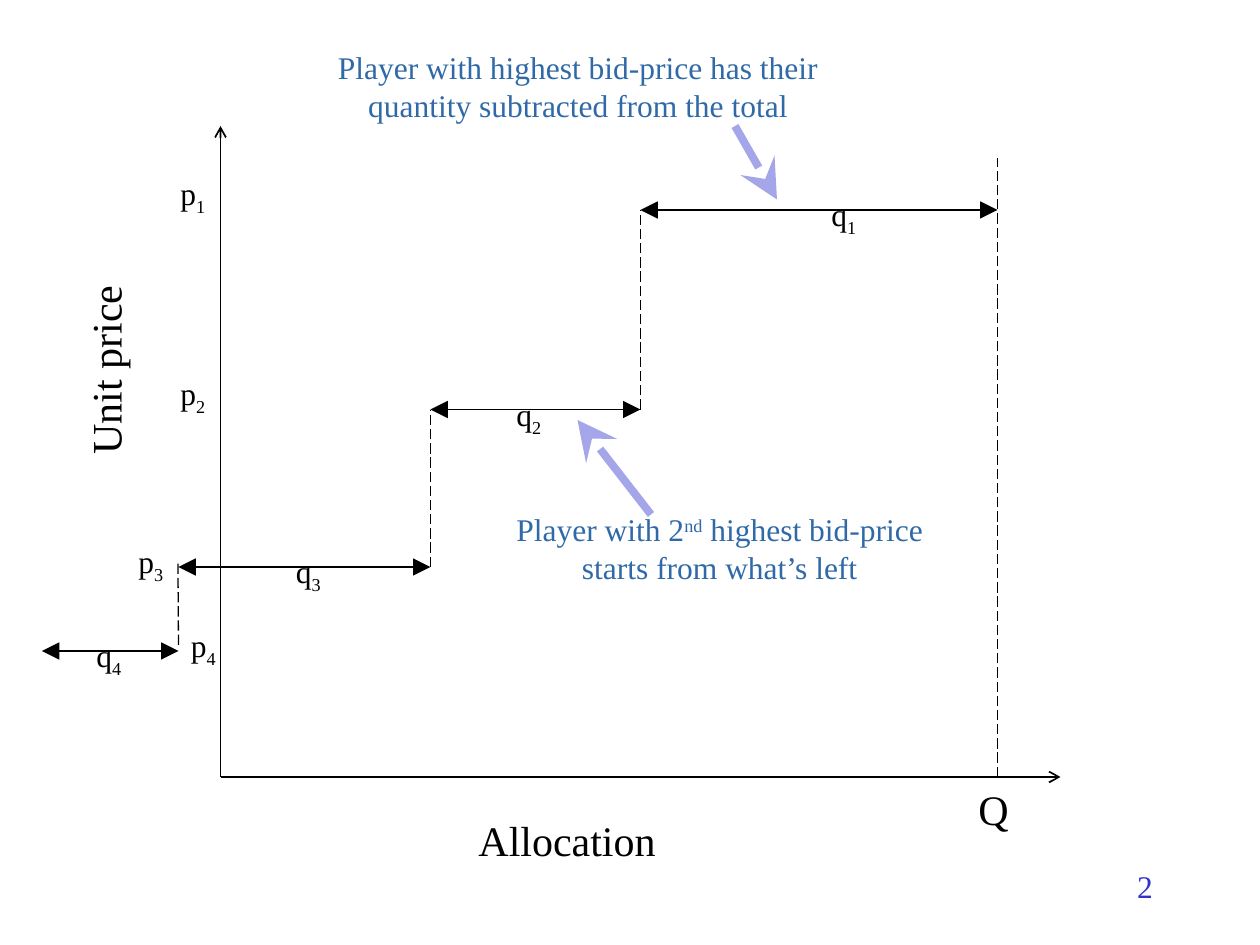
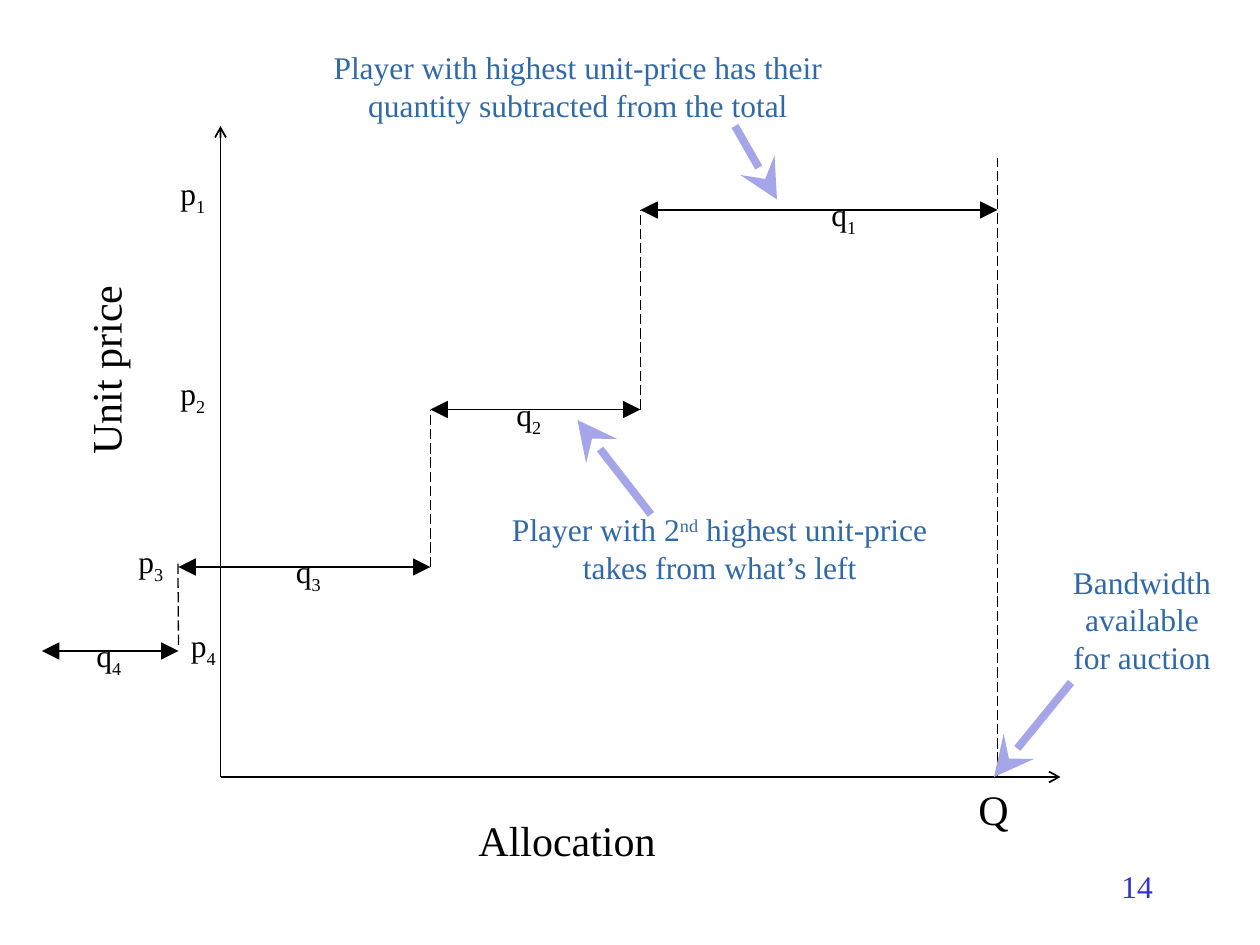
Before and after one commit to TonyWildish/P2P-Auction, a slide deck: slide 14 of Slides/PSP.pptx (slide 2 before the commit). Drawn at 1260x945 pixels with LibreOffice and Linux fonts; fonts in the diff are those of the drawing. Boxes give left, top, right and bottom in pixels: in the first picture for what was removed or moved away, otherwise in the second. Text is boxed around its words. In the diff, an @@ line names an element or a change of style, - is before the commit and + after.

```diff
--- a/Slides/PSP.pptx
+++ b/Slides/PSP.pptx
@@ text at (x1=334, y1=57, x2=822, y2=123): text changed @@
-Player with highest bid-price has their
-quantity subtracted from the total
+Player with highest unit-price has their
+quantity subtracted from the total
@@ text at (x1=512, y1=519, x2=927, y2=580): text changed @@
-Player with 2nd highest bid-price
-starts from what’s left
+Player with 2nd highest unit-price
+takes from what’s left
@@ text added at (x1=1073, y1=572, x2=1211, y2=670), 18 pt, text #3069A8 @@
+Bandwidth
+available
+for auction
@@ arrow added from (1071, 683) to (994, 777), #A5A5E9 4.5 pt @@
@@ page number at (x1=1121, y1=877, x2=1152, y2=898): text changed @@
-2
+14
```
Also in this commit, not shown: 5 other slides changed, 25 slides added.
